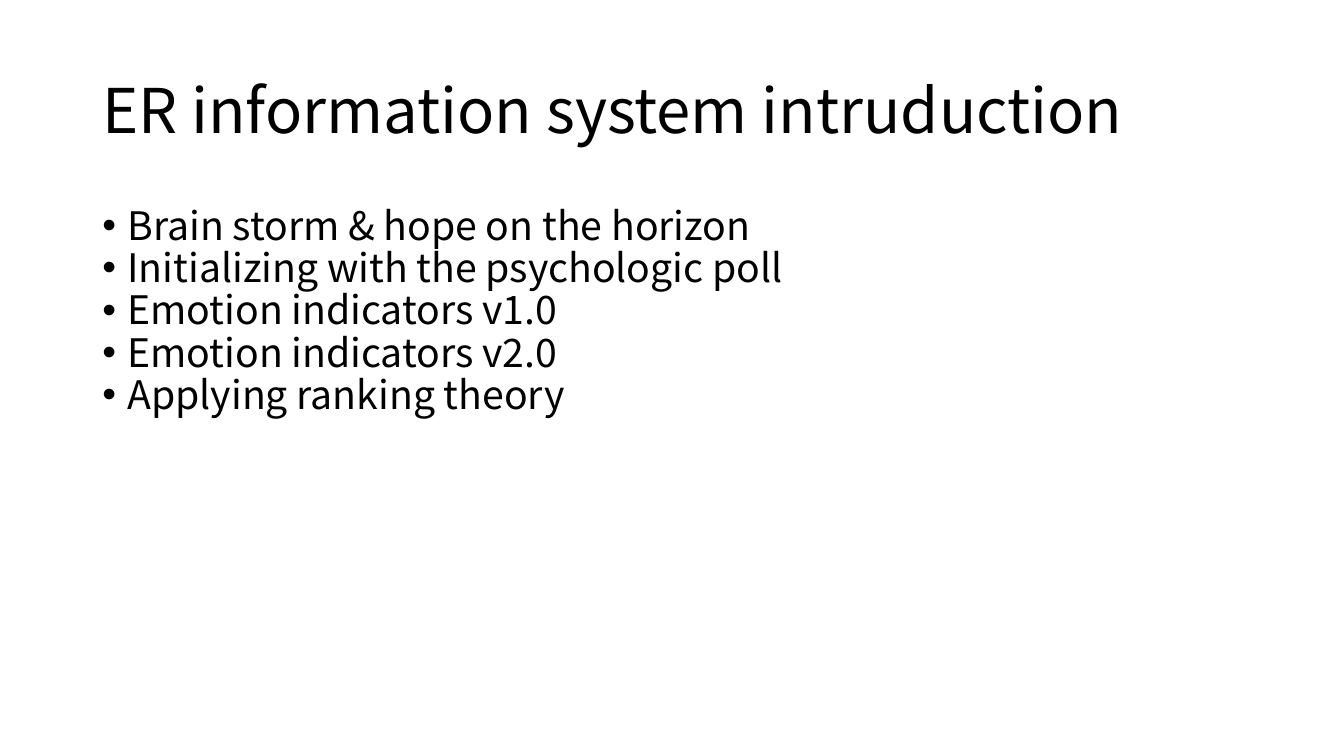
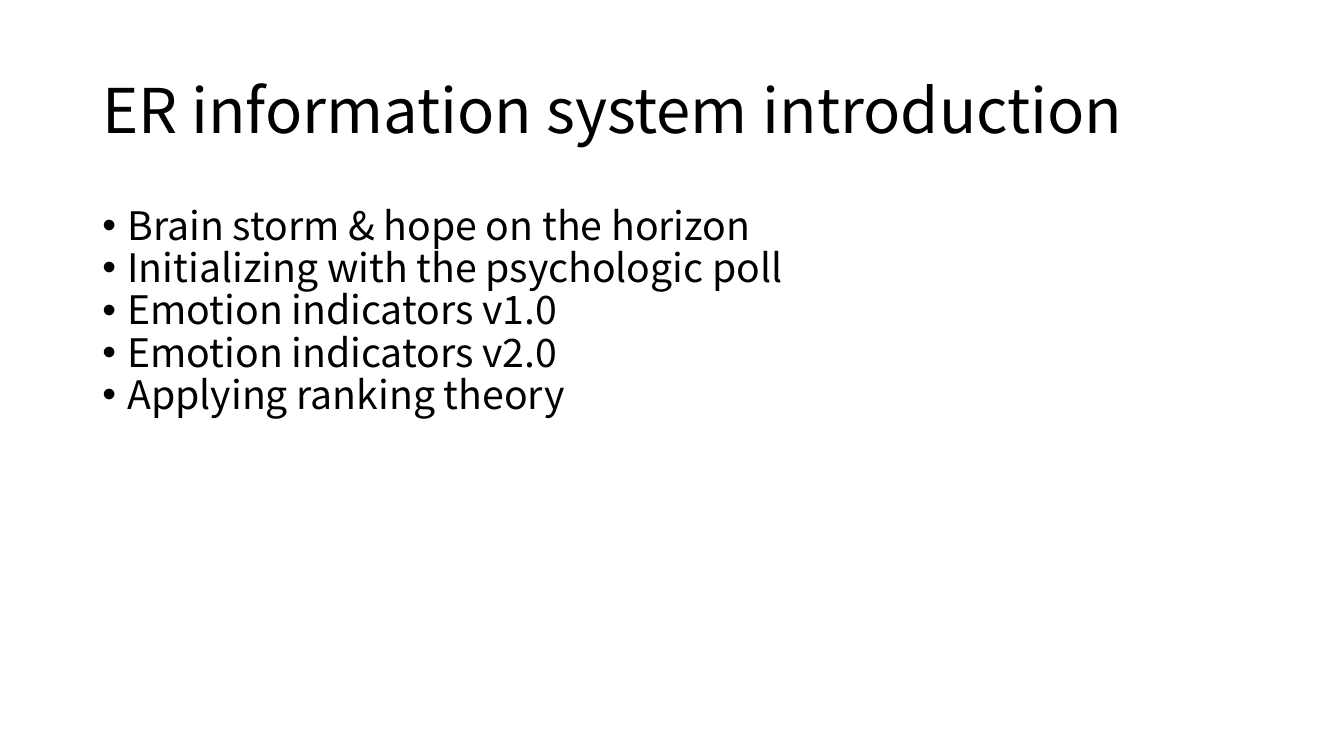
Before and after one commit to REDY-a/portfolio, a slide deck: slide 2 of maker/2 ER design v2.0.pptx. Drawn at 1344x756 pixels with LibreOffice and Linux fonts; fonts in the diff are those of the drawing; background and template pictures are left out. Boxes give left, top, right and bottom in pixels: in the first picture for what was removed or moved away, otherwise in the second. Text is boxed around its words. In the diff, an @@ line names an element or a change of style, - is before the commit and + after.

```diff
--- a/maker/2 ER design v2.0.pptx
+++ b/maker/2 ER design v2.0.pptx
@@ text at (102,83,1123,148): text changed @@
-ER information system intruduction
+ER information system introduction
```
Also in this commit, not shown: 14 other slides changed, 3 slides added, 1 other file.
